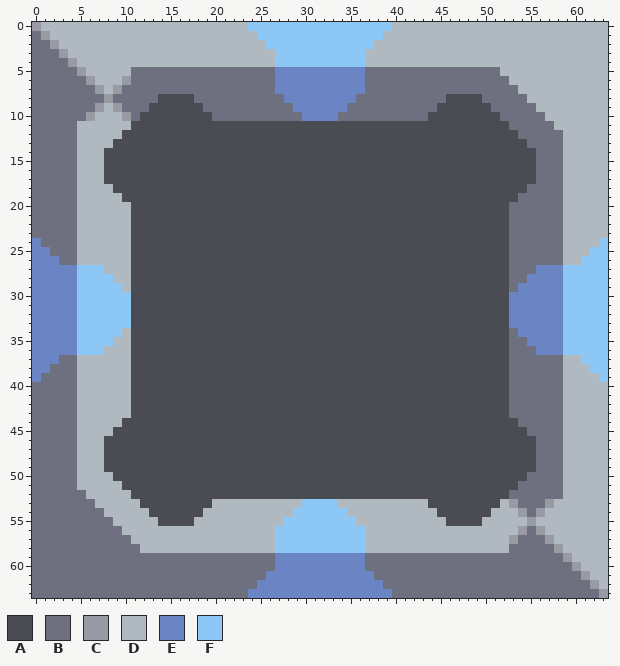
One commit to this pixel-art sprite: sprites/blocks/units/smol-factory.png. Above: the version before the commit.
The file is 64x64 pixels. Colours within 5 levels of each other are drawn and written as one.
Palette (. is transparent): A #4a4b53  B #6e7080  C #989ba4  D #b0b9c0  E #6a84c4  F #8cc7f5
Pixels before (only the part around the change), first column x 0:
 0 CDDDDDDDDDDDDDDDDDDDDDDDFFFFFFFFFFFFFFFFDDDDDDDDDDDDDDDDDDDDDDDD
 1 BCDDDDDDDDDDDDDDDDDDDDDDDFFFFFFFFFFFFFFDDDDDDDDDDDDDDDDDDDDDDDDD
 2 BBCDDDDDDDDDDDDDDDDDDDDDDDFFFFFFFFFFFFDDDDDDDDDDDDDDDDDDDDDDDDDD
 3 BBBCDDDDDDDDDDDDDDDDDDDDDDDFFFFFFFFFFDDDDDDDDDDDDDDDDDDDDDDDDDDD
 4 BBBBCDDDDDDDDDDDDDDDDDDDDDDFFFFFFFFFFDDDDDDDDDDDDDDDDDDDDDDDDDDD
 5 BBBBBCDDDDDBBBBBBBBBBBBBBBBEEEEEEEEEEBBBBBBBBBBBBBBBDDDDDDDDDDDD
 6 BBBBBBCDDDCBBBBBBBBBBBBBBBBEEEEEEEEEEBBBBBBBBBBBBBBBBDDDDDDDDDDD
 7 BBBBBBBCDCBBBBBBBBBBBBBBBBBEEEEEEEEEEBBBBBBBBBBBBBBBBBDDDDDDDDDD
 8 BBBBBBBBCBBBBBAAAABBBBBBBBBBEEEEEEEEBBBBBBBBBBAAAABBBBBDDDDDDDDD
 9 BBBBBBBCDCBBBAAAAAABBBBBBBBBBEEEEEEBBBBBBBBBBAAAAAABBBBBDDDDDDDD
10 BBBBBBCDDDCBAAAAAAAABBBBBBBBBBEEEEBBBBBBBBBBAAAAAAAABBBBBDDDDDDD
11 BBBBBDDDDDDAAAAAAAAAAAAAAAAAAAAAAAAAAAAAAAAAAAAAAAAAABBBBBDDDDDD
12 BBBBBDDDDDAAAAAAAAAAAAAAAAAAAAAAAAAAAAAAAAAAAAAAAAAAAABBBBBDDDDD
13 BBBBBDDDDAAAAAAAAAAAAAAAAAAAAAAAAAAAAAAAAAAAAAAAAAAAAAABBBBDDDDD
14 BBBBBDDDAAAAAAAAAAAAAAAAAAAAAAAAAAAAAAAAAAAAAAAAAAAAAAAABBBDDDDD
15 BBBBBDDDAAAAAAAAAAAAAAAAAAAAAAAAAAAAAAAAAAAAAAAAAAAAAAAABBBDDDDD
16 BBBBBDDDAAAAAAAAAAAAAAAAAAAAAAAAAAAAAAAAAAAAAAAAAAAAAAAABBBDDDDD
17 BBBBBDDDAAAAAAAAAAAAAAAAAAAAAAAAAAAAAAAAAAAAAAAAAAAAAAAABBBDDDDD
18 BBBBBDDDDAAAAAAAAAAAAAAAAAAAAAAAAAAAAAAAAAAAAAAAAAAAAAABBBBDDDDD
19 BBBBBDDDDDAAAAAAAAAAAAAAAAAAAAAAAAAAAAAAAAAAAAAAAAAAAABBBBBDDDDD
20 BBBBBDDDDDDAAAAAAAAAAAAAAAAAAAAAAAAAAAAAAAAAAAAAAAAAABBBBBBDDDDD
21 BBBBBDDDDDDAAAAAAAAAAAAAAAAAAAAAAAAAAAAAAAAAAAAAAAAAABBBBBBDDDDD
22 BBBBBDDDDDDAAAAAAAAAAAAAAAAAAAAAAAAAAAAAAAAAAAAAAAAAABBBBBBDDDDD
23 BBBBBDDDDDDAAAAAAAAAAAAAAAAAAAAAAAAAAAAAAAAAAAAAAAAAABBBBBBDDDDD
24 EBBBBDDDDDDAAAAAAAAAAAAAAAAAAAAAAAAAAAAAAAAAAAAAAAAAABBBBBBDDDDF
25 EEBBBDDDDDDAAAAAAAAAAAAAAAAAAAAAAAAAAAAAAAAAAAAAAAAAABBBBBBDDDFF
26 EEEBBDDDDDDAAAAAAAAAAAAAAAAAAAAAAAAAAAAAAAAAAAAAAAAAABBBBBBDDFFF
27 EEEEEFFFDDDAAAAAAAAAAAAAAAAAAAAAAAAAAAAAAAAAAAAAAAAAABBBEEEFFFFF
28 EEEEEFFFFDDAAAAAAAAAAAAAAAAAAAAAAAAAAAAAAAAAAAAAAAAAABBEEEEFFFFF
29 EEEEEFFFFFDAAAAAAAAAAAAAAAAAAAAAAAAAAAAAAAAAAAAAAAAAABEEEEEFFFFF
30 EEEEEFFFFFFAAAAAAAAAAAAAAAAAAAAAAAAAAAAAAAAAAAAAAAAAAEEEEEEFFFFF
31 EEEEEFFFFFFAAAAAAAAAAAAAAAAAAAAAAAAAAAAAAAAAAAAAAAAAAEEEEEEFFFFF
32 EEEEEFFFFFFAAAAAAAAAAAAAAAAAAAAAAAAAAAAAAAAAAAAAAAAAAEEEEEEFFFFF
33 EEEEEFFFFFFAAAAAAAAAAAAAAAAAAAAAAAAAAAAAAAAAAAAAAAAAAEEEEEEFFFFF
34 EEEEEFFFFFDAAAAAAAAAAAAAAAAAAAAAAAAAAAAAAAAAAAAAAAAAABEEEEEFFFFF
35 EEEEEFFFFDDAAAAAAAAAAAAAAAAAAAAAAAAAAAAAAAAAAAAAAAAAABBEEEEFFFFF
36 EEEEEFFFDDDAAAAAAAAAAAAAAAAAAAAAAAAAAAAAAAAAAAAAAAAAABBBEEEFFFFF
37 EEEBBDDDDDDAAAAAAAAAAAAAAAAAAAAAAAAAAAAAAAAAAAAAAAAAABBBBBBDDFFF
38 EEBBBDDDDDDAAAAAAAAAAAAAAAAAAAAAAAAAAAAAAAAAAAAAAAAAABBBBBBDDDFF
39 EBBBBDDDDDDAAAAAAAAAAAAAAAAAAAAAAAAAAAAAAAAAAAAAAAAAABBBBBBDDDDF
40 BBBBBDDDDDDAAAAAAAAAAAAAAAAAAAAAAAAAAAAAAAAAAAAAAAAAABBBBBBDDDDD
41 BBBBBDDDDDDAAAAAAAAAAAAAAAAAAAAAAAAAAAAAAAAAAAAAAAAAABBBBBBDDDDD
42 BBBBBDDDDDDAAAAAAAAAAAAAAAAAAAAAAAAAAAAAAAAAAAAAAAAAABBBBBBDDDDD
43 BBBBBDDDDDDAAAAAAAAAAAAAAAAAAAAAAAAAAAAAAAAAAAAAAAAAABBBBBBDDDDD
44 BBBBBDDDDDAAAAAAAAAAAAAAAAAAAAAAAAAAAAAAAAAAAAAAAAAAAABBBBBDDDDD
45 BBBBBDDDDAAAAAAAAAAAAAAAAAAAAAAAAAAAAAAAAAAAAAAAAAAAAAABBBBDDDDD
46 BBBBBDDDAAAAAAAAAAAAAAAAAAAAAAAAAAAAAAAAAAAAAAAAAAAAAAAABBBDDDDD
47 BBBBBDDDAAAAAAAAAAAAAAAAAAAAAAAAAAAAAAAAAAAAAAAAAAAAAAAABBBDDDDD
48 BBBBBDDDAAAAAAAAAAAAAAAAAAAAAAAAAAAAAAAAAAAAAAAAAAAAAAAABBBDDDDD
49 BBBBBDDDAAAAAAAAAAAAAAAAAAAAAAAAAAAAAAAAAAAAAAAAAAAAAAAABBBDDDDD
50 BBBBBDDDDAAAAAAAAAAAAAAAAAAAAAAAAAAAAAAAAAAAAAAAAAAAAAABBBBDDDDD
51 BBBBBDDDDDAAAAAAAAAAAAAAAAAAAAAAAAAAAAAAAAAAAAAAAAAAAABBBBBDDDDD
52 BBBBBBDDDDDAAAAAAAAAAAAAAAAAAAAAAAAAAAAAAAAAAAAAAAAAABBBBBBDDDDD
53 BBBBBBBDDDDDAAAAAAAADDDDDDDDDDFFFFDDDDDDDDDDAAAAAAAADCBBBCDDDDDD
54 BBBBBBBBDDDDDAAAAAADDDDDDDDDDFFFFFFDDDDDDDDDDAAAAAADDDCBCDDDDDDD
55 BBBBBBBBBDDDDDAAAADDDDDDDDDDFFFFFFFFDDDDDDDDDDAAAADDDDDCDDDDDDDD
56 BBBBBBBBBBDDDDDDDDDDDDDDDDDFFFFFFFFFFDDDDDDDDDDDDDDDDDCBCDDDDDDD
57 BBBBBBBBBBBDDDDDDDDDDDDDDDDFFFFFFFFFFDDDDDDDDDDDDDDDDCBBBCDDDDDD
58 BBBBBBBBBBBBDDDDDDDDDDDDDDDFFFFFFFFFFDDDDDDDDDDDDDDDDBBBBBCDDDDD
59 BBBBBBBBBBBBBBBBBBBBBBBBBBBEEEEEEEEEEBBBBBBBBBBBBBBBBBBBBBBCDDDD
60 BBBBBBBBBBBBBBBBBBBBBBBBBBBEEEEEEEEEEBBBBBBBBBBBBBBBBBBBBBBBCDDD
61 BBBBBBBBBBBBBBBBBBBBBBBBBBEEEEEEEEEEEEBBBBBBBBBBBBBBBBBBBBBBBCDD
62 BBBBBBBBBBBBBBBBBBBBBBBBBEEEEEEEEEEEEEEBBBBBBBBBBBBBBBBBBBBBBBCD
63 BBBBBBBBBBBBBBBBBBBBBBBBEEEEEEEEEEEEEEEEBBBBBBBBBBBBBBBBBBBBBBBC
Once edited:
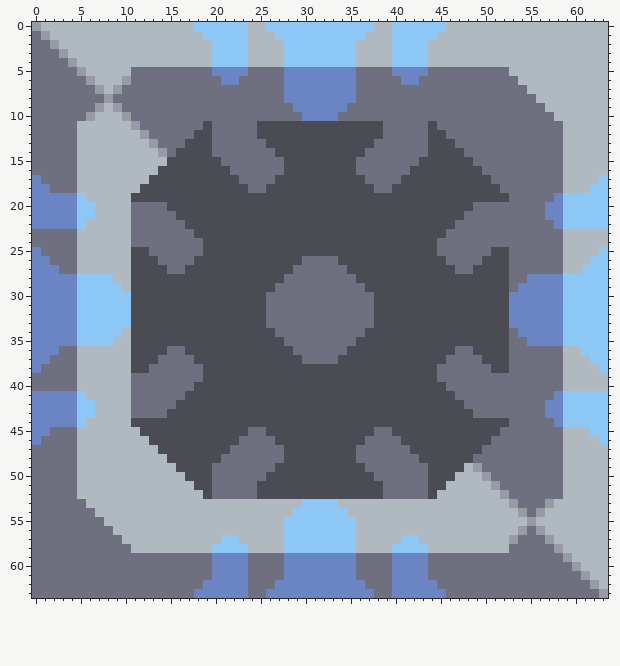
The edit:
Changed rows in their new state; - is an unchanged pixel.
first column x 0:
 0 ------------------FFFFFFDD------------DDFFFFFF------------------
 1 -------------------FFFFF-DD----------DD-FFFFF-------------------
 2 --------------------FFFF--DD--------DD--FFFF--------------------
 3 --------------------FFFF---D--------D---FFFF--------------------
 4 --------------------FFFF---D--------D---FFFF--------------------
 5 --------------------EEEE---B--------B---EEEE--------B-----------
 6 ---------------------EE----B--------B----EE----------B----------
 7 ---------------------------B--------B-----------------B---------
 8 --------------BBBB----------------------------BBBB-----B--------
 9 -------------BBBBBB--------------------------BBBBBB-----B-------
10 ------------BBBBBBBB------------------------BBBBBBBB-----B------
11 -----------CBBBBBBB-BBBBB--------------BBBBB-BBBBBBBB-----B-----
12 ----------DDCBBBBB--BBBBB--------------BBBBB--BBBBBBBB----------
13 ---------DDDDCBBB---BBBBBB------------BBBBBB---BBBBBBBB---------
14 --------DDDDDDCB----BBBBBBB----------BBBBBBB----BBBBBBBB--------
15 --------DDDDDDD------BBBBBBB--------BBBBBBB------BBBBBBB--------
16 --------DDDDDD--------BBBBBB--------BBBBBB--------BBBBBB--------
17 E-------DDDDD----------BBBB----------BBBB----------BBBBB-------F
18 EE-------DDD------------BB------------BB------------BBB-------FF
19 EEEEEF----D------------------------------------------B----EFFFFF
20 EEEEEFF----BBBB----------------------------------BBBB----EEFFFFF
21 EEEEEFF----BBBBB--------------------------------BBBBB----EEFFFFF
22 EEEEEF-----BBBBBB------------------------------BBBBBB-----EFFFFF
23 -----------BBBBBBB----------------------------BBBBBBB-----------
24 B----------BBBBBBBB--------------------------BBBBBBBB----------D
25 -B-----------BBBBBB--------------------------BBBBBB-----------D-
26 --B-----------BBBB------------BBBB------------BBBB-----------D--
27 ---BBDDD-------BB------------BBBBBB------------BB-------BBBDD---
28 ----------------------------BBBBBBBB----------------------------
29 ---------------------------BBBBBBBBBB---------------------------
30 --------------------------BBBBBBBBBBBB--------------------------
31 --------------------------BBBBBBBBBBBB--------------------------
32 --------------------------BBBBBBBBBBBB--------------------------
33 --------------------------BBBBBBBBBBBB--------------------------
34 ---------------------------BBBBBBBBBB---------------------------
35 ----------------------------BBBBBBBB----------------------------
36 ---BBDDD-------BB------------BBBBBB------------BB-------BBBDD---
37 --B-----------BBBB------------BBBB------------BBBB-----------D--
38 -B-----------BBBBBB--------------------------BBBBBB-----------D-
39 B----------BBBBBBBB--------------------------BBBBBBBB----------D
40 -----------BBBBBBB----------------------------BBBBBBB-----------
41 EEEEEF-----BBBBBB------------------------------BBBBBB-----EFFFFF
42 EEEEEFF----BBBBB--------------------------------BBBBB----EEFFFFF
43 EEEEEFF----BBBB----------------------------------BBBB----EEFFFFF
44 EEEEEF----D------------------------------------------B----EFFFFF
45 EE-------DDD------------BB------------BB------------BBB-------FF
46 E-------DDDDD----------BBBB----------BBBB----------BBBBB-------F
47 --------DDDDDD--------BBBBBB--------BBBBBB--------BBBBBB--------
48 --------DDDDDDD------BBBBBBB--------BBBBBBB------BBBBBBB--------
49 --------DDDDDDDD----BBBBBBB----------BBBBBBB----DCBBBBBB--------
50 ---------DDDDDDDD---BBBBBB------------BBBBBB---DDDCBBBB---------
51 ----------DDDDDDDD--BBBBB--------------BBBBB--DDDDDCBB----------
52 -----D-----DDDDDDDD-BBBBB--------------BBBBB-DDDDDDDC-----------
53 ------D-----DDDDDDDD------------------------DDDDDDDD------------
54 -------D-----DDDDDD--------------------------DDDDDD-------------
55 --------D-----DDDD----------------------------DDDD--------------
56 ---------D-----------------D--------D---------------------------
57 ----------D----------FF----D--------D----FF---------------------
58 -----------D--------FFFF---D--------D---FFFF--------------------
59 --------------------EEEE---B--------B---EEEE--------------------
60 --------------------EEEE---B--------B---EEEE--------------------
61 --------------------EEEE--BB--------BB--EEEE--------------------
62 -------------------EEEEE-BB----------BB-EEEEE-------------------
63 ------------------EEEEEEBB------------BBEEEEEE------------------
Pixel boxes of the changes (left, top, right, bottom) in both pictures:
changed: (32, 22, 608, 598)
